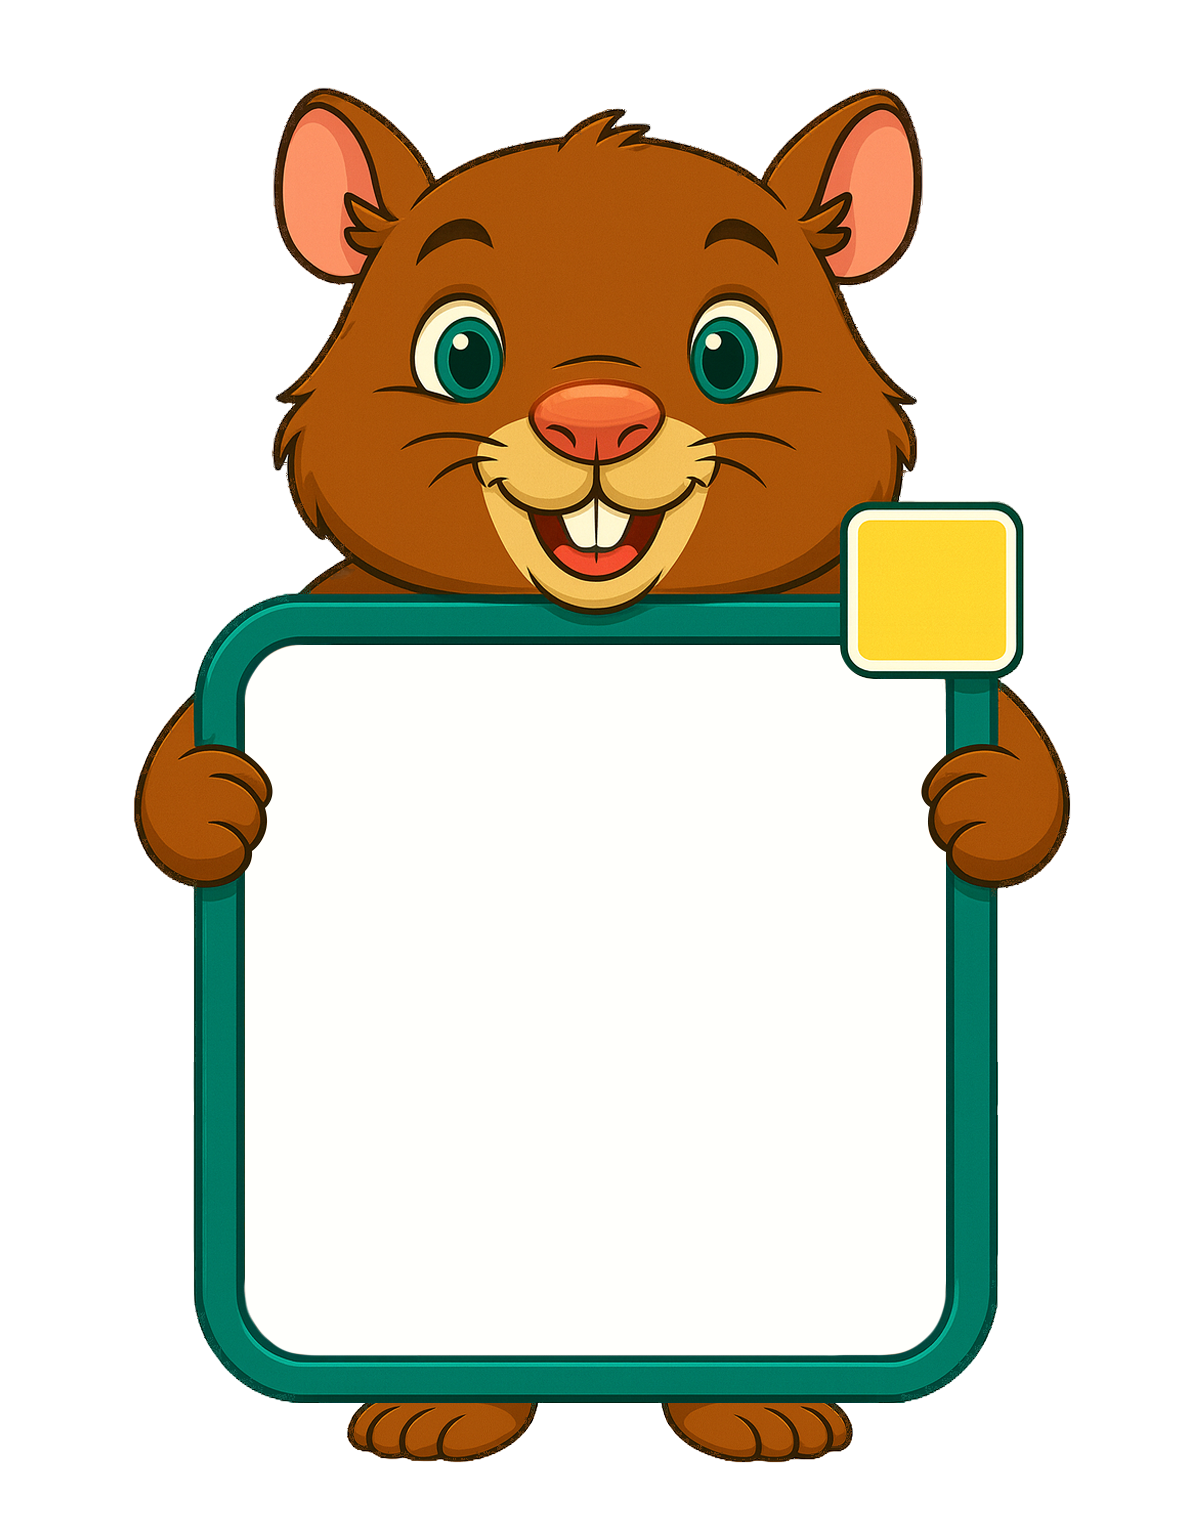
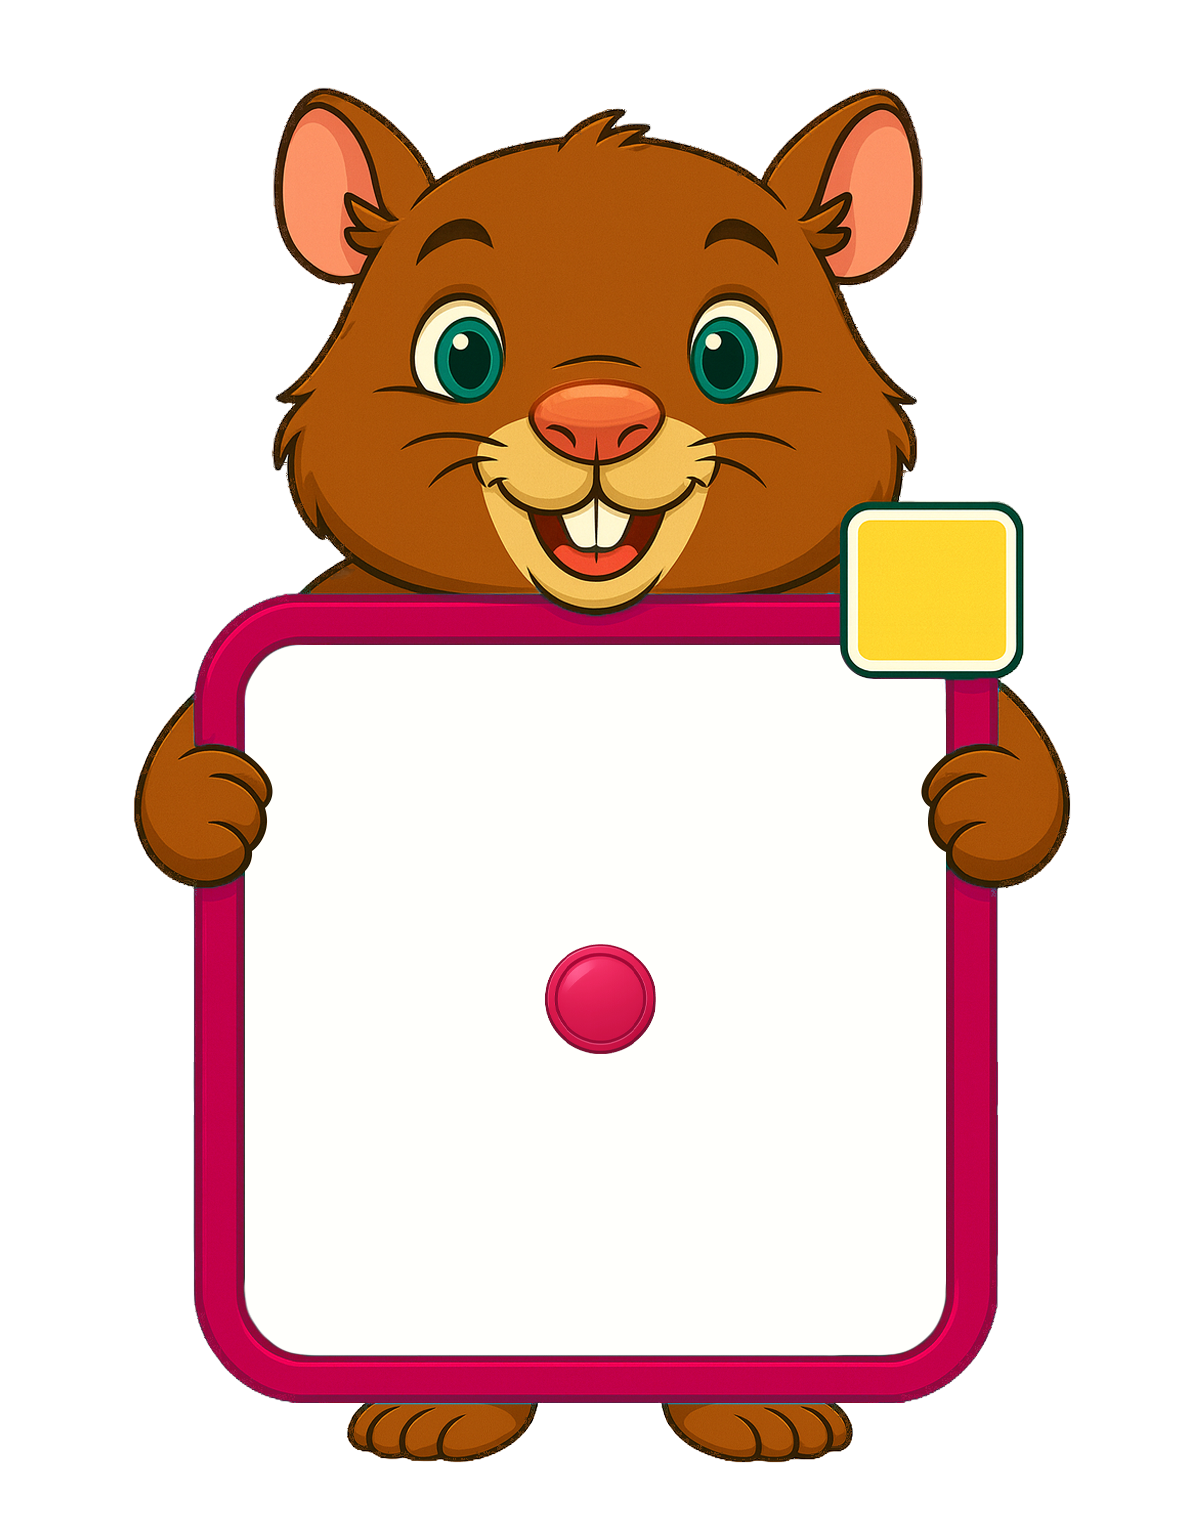
Two versions of the same layered image (1200x1536). Layer-by-layer changes:
added layer "Слой 2" above "Слой 1" over [544, 944, 656, 1054]
painted on "Слой 1" over [191, 583, 1000, 1405]